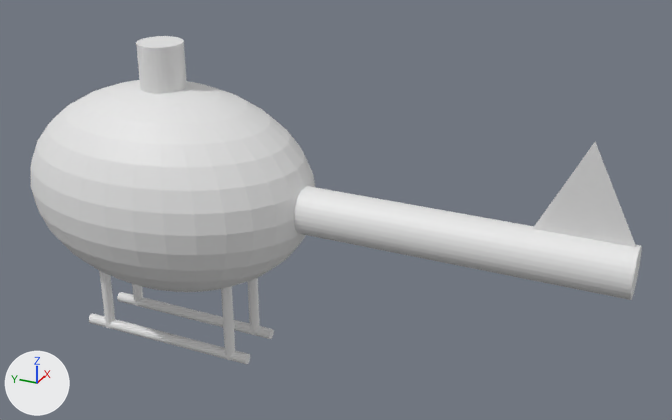
The OBJ model res/models/Helicopter.obj: old version first, new version second.
One viewpoint serves both versions: a 50 mm camera at (-6.65, -4.67, 3.38) aimed at (0.15, -1.61, -0.02). Lighting does not change. The marker at lower left points along +X, +Y and +Z. Where no turn or scale is listed for an object, it has been applied to the vertices.
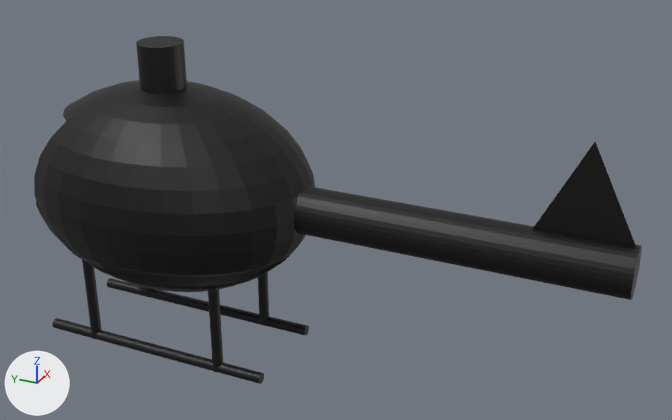
Where the change shows, as pixel boxes [x1, y1, x2, y2] in the pictures (672 x 420 px):
'Sphere', reshaped: before [31, 80, 315, 292]; after [34, 80, 315, 292]
'Cylinder.007', recoloured (white to black): [294, 186, 642, 300] in both
'Plane', recoloured (grey to black): [533, 142, 636, 247] in both
'Cylinder.005', recoloured, mesh rescaled (31% wider, 29% taller): before [89, 313, 250, 364]; after [53, 318, 264, 384]
'Cylinder.004', recoloured, mesh rescaled (28% wider, 23% taller): before [117, 292, 274, 339]; after [107, 278, 309, 336]
'Cylinder.006', recoloured (grey to black): [136, 36, 187, 94] in both
'Cylinder.001', recoloured, mesh moved: before [221, 286, 235, 360]; after [208, 288, 223, 372]
'Cylinder', recoloured, mesh moved: before [99, 271, 115, 328]; after [82, 260, 102, 339]
'Cylinder.002', recoloured: [248, 272, 269, 335] in both
part 5 of me_sphere, deleted: before [31, 109, 66, 213]
part 6 of me_sphere, recoloured (white to black): [34, 80, 315, 292] in both

The change, as a diff of the scene's bpy script:
```diff
--- a/res/models/Helicopter.obj.py
+++ b/res/models/Helicopter.obj.py
@@ me_cylinder @@
 me_cylinder.from_pydata(...)  # 64 vertices, 34 faces; spans x -0.29..-0.19, y 0.645..0.745, z -1.564..-0.664
+# me_cylinder part 1: the whole mesh is moved by (-0.223, 0.0, 0.0)
+me_cylinder.materials.append(mat_material)  # picture img_metal_png
@@ me_cylinder_001 @@
 me_cylinder_001.from_pydata(...)  # 64 vertices, 34 faces; spans x -0.29..-0.19, y -0.735..-0.635, z -1.564..-0.664
+# me_cylinder_001 part 2: the whole mesh is moved by (-0.223, 0.0, 0.0)
+me_cylinder_001.materials.append(mat_material)  # picture img_metal_png
@@ me_cylinder_002 @@
 me_cylinder_002.from_pydata(...)  # 64 vertices, 34 faces; spans x 0.193..0.293, y -0.735..-0.635, z -1.564..-0.664
+me_cylinder_002.materials.append(mat_material)  # picture img_metal_png
@@ me_cylinder_004 @@
 me_cylinder_004.from_pydata(...)  # 64 vertices, 34 faces; spans x 0.19..0.29, y -0.87..0.93, z -1.59..-1.49
+# me_cylinder_004 part 3: the whole mesh is scaled about its middle by (1, 1.32, 1), then moved by (0.2, 0.0, 0.0)
+me_cylinder_004.materials.append(mat_material)  # picture img_metal_png
@@ me_cylinder_005 @@
 me_cylinder_005.from_pydata(...)  # 64 vertices, 34 faces; spans x -0.29..-0.19, y -0.87..0.93, z -1.59..-1.49
+# me_cylinder_005 part 4: the whole mesh is scaled about its middle by (1, 1.3, 1), then moved by (-0.22, 0.0, 0.0)
+me_cylinder_005.materials.append(mat_material)  # picture img_metal_png
@@ me_cylinder_006 @@
 me_cylinder_006.from_pydata(...)  # 64 vertices, 34 faces; spans x -0.204..0.204, y -0.204..0.204, z 0.94..1.348
+me_cylinder_006.materials.append(mat_material)  # picture img_metal_png
@@ me_cylinder_007 @@
 me_cylinder_007.from_pydata(...)  # 64 vertices, 34 faces; spans x -0.21..0.21, y -4.18..-1.37, z -0.21..0.21
+me_cylinder_007.materials.append(mat_material)  # picture img_metal_png
@@ me_plane @@
 me_plane.from_pydata(...)  # 3 vertices, 1 face; spans x 0.0, y -4.163..-3.358, z 0.195..1.001
+me_plane.materials.append(mat_material)  # picture img_metal_png
@@ me_sphere @@
-me_sphere.from_pydata(...)  # 482 vertices, 512 faces; spans x -1.0..1.0, y -1.41..1.41, z -0.96..0.96
+me_sphere.from_pydata(...)  # 454 vertices, 473 faces; spans x -1.0..1.0, y -1.41..1.39, z -0.96..0.96
+# me_sphere part 5: 28 vertices removed from x -0.56..0.56, y 0.98..1.41, z 0.0..0.53
+# me_sphere part 6: 472 faces spanning x -1.0..1.0, y -1.41..1.39, z -0.96..0.96 switch from no material to mat_material (picture img_metal_png)
```
